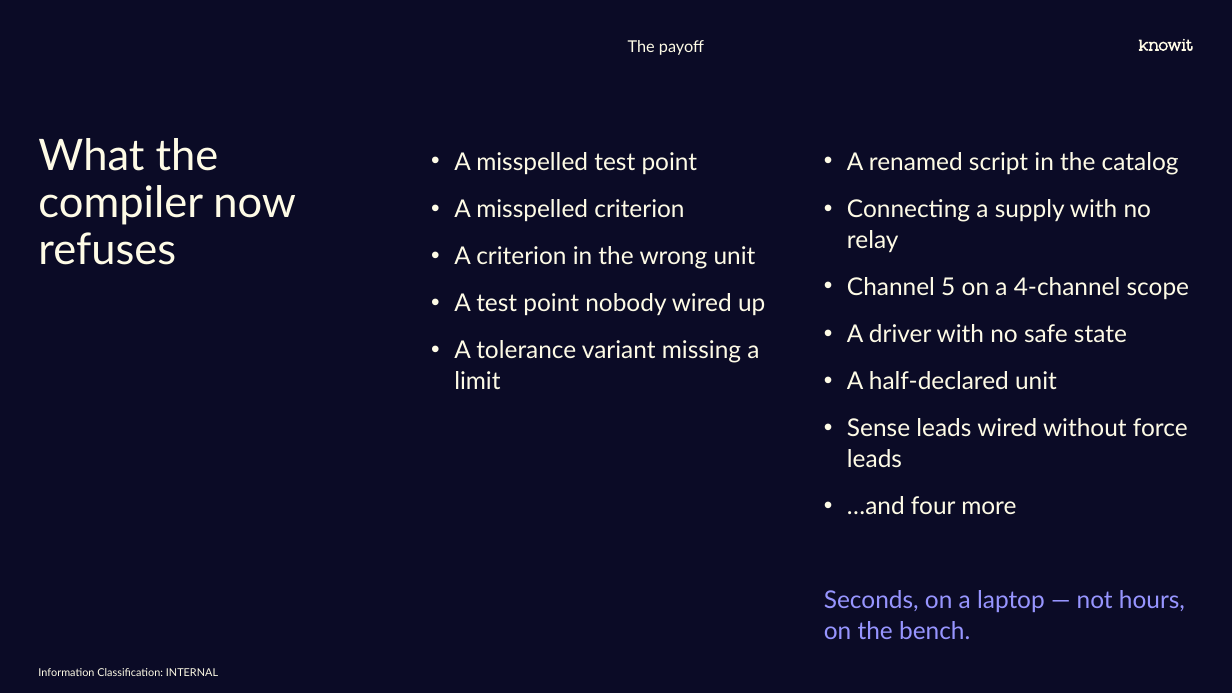
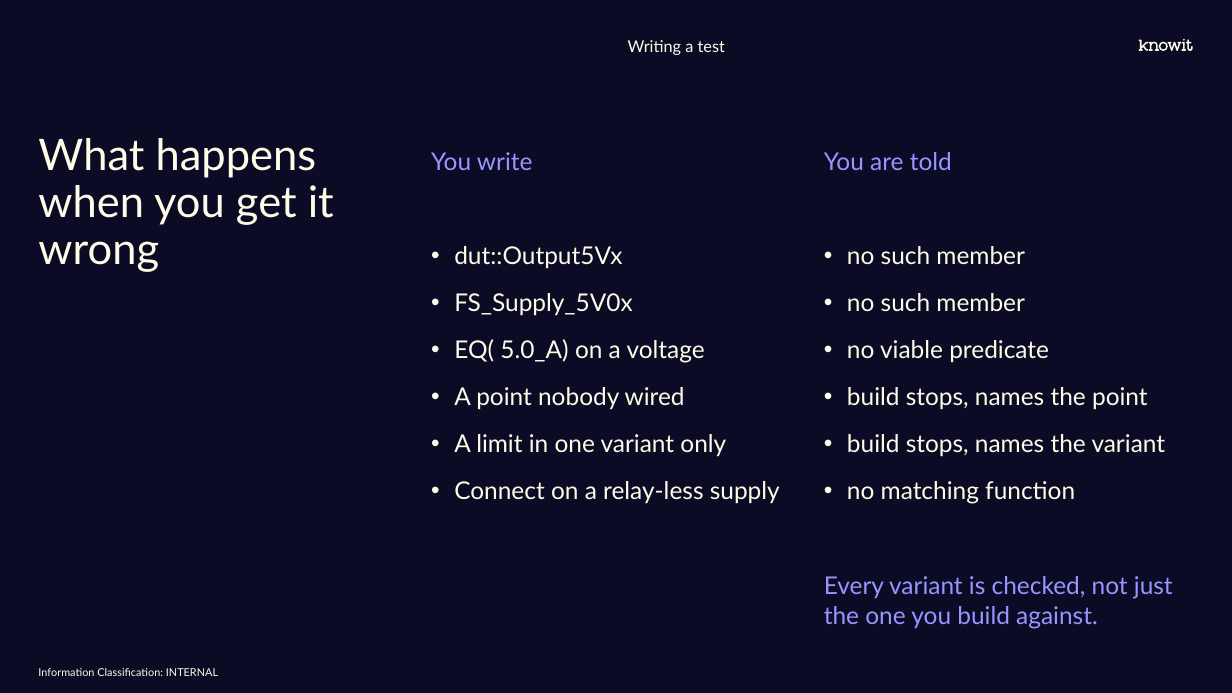
Before and after one commit to Rambrant/thorium, a slide deck: slide 9 of docs/Thorium.pptx. Drawn at 1232x693 pixels with LibreOffice and Linux fonts; fonts in the diff are those of the drawing; background and template pictures are left out. Boxes give left, top, right and bottom in pixels: in the first picture for what was removed or moved away, otherwise in the second. Text is boxed around its words. In the diff, an @@ line names an element or a change of style, - is before the commit and + after.

Commit message:
New PowerPoint

```diff
--- a/docs/Thorium.pptx
+++ b/docs/Thorium.pptx
@@ text at <box>628,40,725,55</box>: text changed @@
-The payoff
+Writing a test
@@ title at <box>38,138,334,272</box>: text changed @@
-What the compiler now refuses
+What happens when you get it wrong
@@ text at <box>431,152,780,504</box>: text changed @@
-• A misspelled test point
-• A misspelled criterion
-• A criterion in the wrong unit
-• A test point nobody wired up
-• A tolerance variant missing a limit
+You write
+• dut::Output5Vx
+• FS_Supply_5V0x
+• EQ( 5.0_A) on a voltage
+• A point nobody wired
+• A limit in one variant only
+• Connect on a relay-less supply
@@ text at <box>824,152,1173,629</box>: text changed @@
-• A renamed script in the catalog
-• Connecting a supply with no relay
-• Channel 5 on a 4-channel scope
-• A driver with no safe state
-• A half-declared unit
-• Sense leads wired without force leads
-• …and four more
-Seconds, on a laptop — not hours, on the bench.
+You are told
+• no such member
+• no such member
+• no viable predicate
+• build stops, names the point
+• build stops, names the variant
+• no matching function
+Every variant is checked, not just the one you build against.
```
Also in this commit, not shown: 13 other slides changed, 9 slides added, 2 slides removed, 5 other files.
